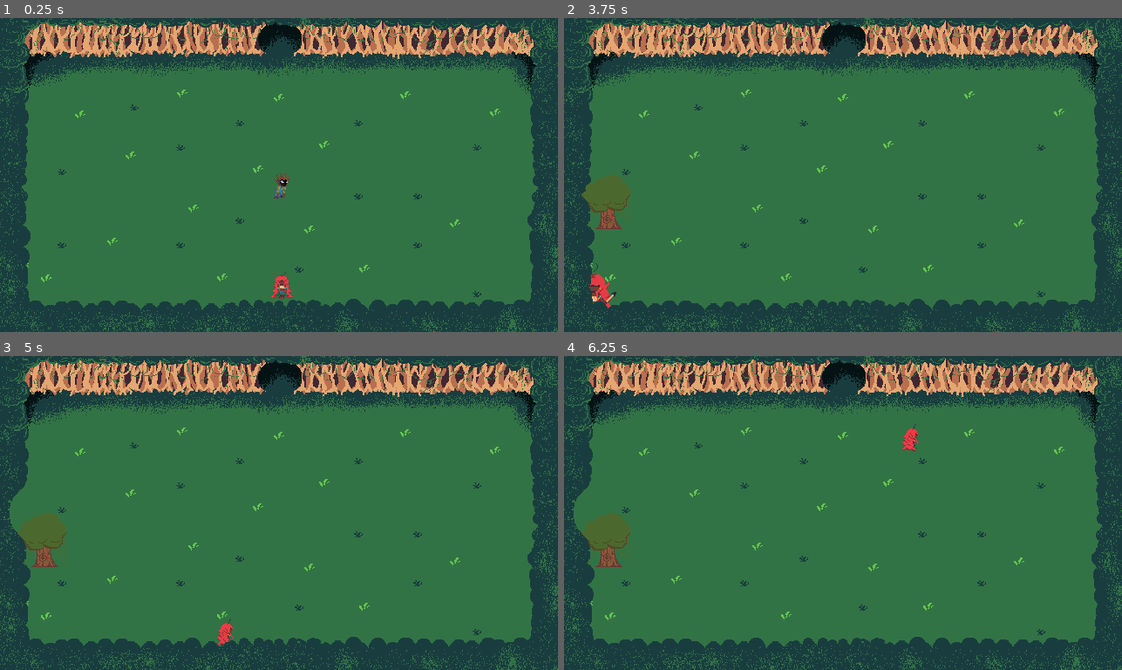
Above: before the commit, frames 1-4 (two rows, left to right).
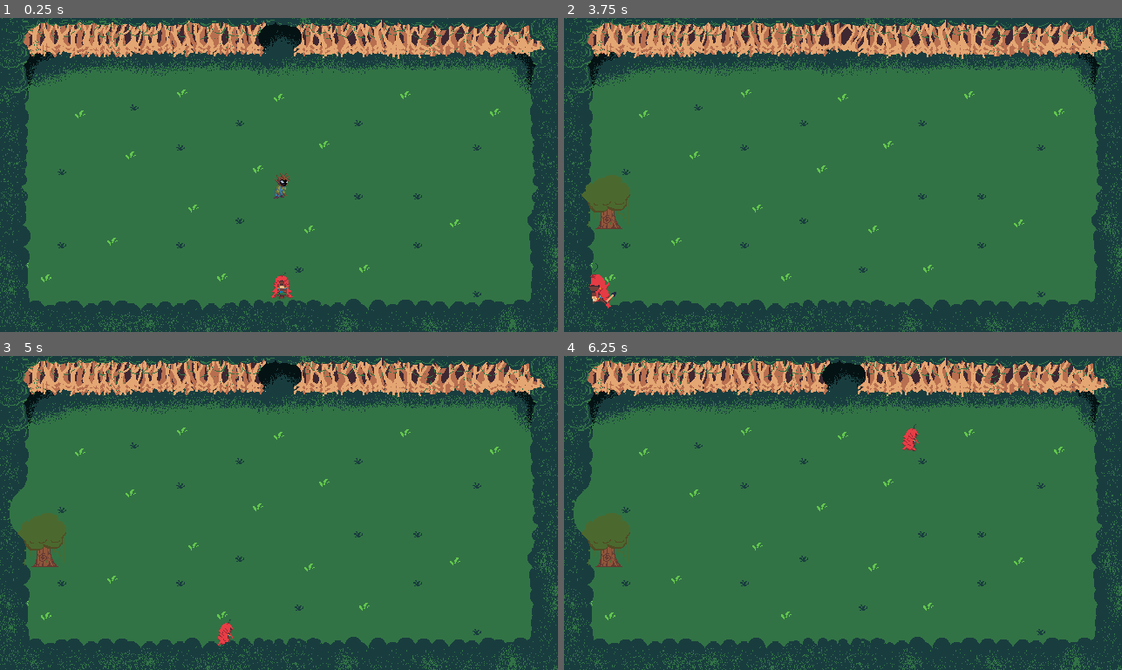
Above: after the commit, the same moments.

Repository: SamuelMTL/AmazonProject
Game: Godot game, scene res://scenes/Dungeons/dungeon.tscn
Two runs of this game, one before a commit and one after it. Both use one fixed random seed, a clock stepped at 60 frames per second and the inputs below. This scene is started directly instead of the project's main scene. Sound files missing from this copy of the repository are replaced by a short silence.
Inputs (mouse positions are in pixels of both pictures, inside the frame that each line leads up to):
- Up to frame 1 (0.25 s): no input
- Up to frame 2 (3.75 s): move the mouse to (815, 237) at 0.52 s; hold Up (ui_up) 0.53-2.03 s; tap one key every 0.75 s from 0.6 s: R (BoitataPower) Q (CurupiraPower) H (Habilidades) E (IaraPower); move the mouse to (1010, 222) at 1.27 s; move the mouse to (675, 127) at 2.02 s; hold Left (ui_left) 2.03-3.53 s; move the mouse to (870, 175) at 2.77 s; move the mouse to (759, 96) at 3.52 s; hold Down (ui_down) from 3.53 s (still down); click (759, 96) at 3.6 s
- Up to frame 3 (5 s): move the mouse to (401, 497) at 4.27 s; release Down (ui_down) at 4.28 s; hold Right (ui_right) from 4.28 s (still down); tap Space (dash) at 4.35 s
- Up to frame 4 (6.25 s): tap Enter at 5 s; move the mouse to (731, 528) at 5.02 s; release Right (ui_right) at 5.03 s; hold Up (ui_up) 5.03-5.78 s; tap 3 (equip_boleadeira) at 5.1 s; move the mouse to (898, 443) at 5.77 s; hold Right (ui_right) from 5.78 s (still down); tap 2 (equip_lanca) at 5.85 s

The runs differ from the first frame. In frame 1, 2.7% of the frame differs, in the area x 4-98%, y 0-12%; in frame 2, 3.3%; in frame 3, 2.7%; in frame 4, 2.7%.

Commit message:
tem algo muito errado acontecendo mas eu vou resolver dps

Diff:
--- a/amazonproject/Scenes/Dungeons/MataDaTerraFirme/DungeonRoomMTF.tscn
+++ b/amazonproject/Scenes/Dungeons/MataDaTerraFirme/DungeonRoomMTF.tscn
@@ -6,6 +6,7 @@
 [ext_resource type="Texture2D" uid="uid://cpfqemgkq6wwc" path="res://assets/dungeon/dungeonSpriteSheets/Dungeon-Sheet-Bottom-door-Sheet.png" id="3_ju5qh"]
 [ext_resource type="Texture2D" uid="uid://dgjyfiwwa342n" path="res://assets/dungeon/dungeonSpriteSheets/Dungeon_sheet_left-door-Sheet.png" id="4_dx2im"]
 [ext_resource type="Texture2D" uid="uid://dijp4r3ysl0u7" path="res://assets/dungeon/dungeonSpriteSheets/Dungeon_sheet_right-door-Sheet.png" id="5_qvjs7"]
+[ext_resource type="Texture2D" uid="uid://b6gns1gq2062d" path="res://assets/dungeon/dungeonSpriteSheets/Dungeon-Sheet-top.png" id="7_i1vyw"]
 
 [sub_resource type="RectangleShape2D" id="RectangleShape2D_bsgqi"]
 size = Vector2(293, 36)
@@ -282,6 +283,89 @@
 
 [sub_resource type="RectangleShape2D" id="RectangleShape2D_x4q77"]
 size = Vector2(532, 244)
+
+[sub_resource type="AtlasTexture" id="AtlasTexture_1d27h"]
+atlas = ExtResource("7_i1vyw")
+region = Rect2(0, 0, 640, 64)
+
+[sub_resource type="AtlasTexture" id="AtlasTexture_6u6nx"]
+atlas = ExtResource("7_i1vyw")
+region = Rect2(640, 0, 640, 64)
+
+[sub_resource type="AtlasTexture" id="AtlasTexture_1to56"]
+atlas = ExtResource("7_i1vyw")
+region = Rect2(1280, 0, 640, 64)
+
+[sub_resource type="AtlasTexture" id="AtlasTexture_6t1d8"]
+atlas = ExtResource("7_i1vyw")
+region = Rect2(1920, 0, 640, 64)
+
+[sub_resource type="AtlasTexture" id="AtlasTexture_bcgc7"]
+atlas = ExtResource("7_i1vyw")
+region = Rect2(2560, 0, 640, 64)
+
+[sub_resource type="AtlasTexture" id="AtlasTexture_ujspo"]
+atlas = ExtResource("7_i1vyw")
+region = Rect2(2560, 0, 640, 64)
+
+[sub_resource type="AtlasTexture" id="AtlasTexture_4m8vm"]
+atlas = ExtResource("7_i1vyw")
+region = Rect2(1920, 0, 640, 64)
+
+[sub_resource type="AtlasTexture" id="AtlasTexture_vrld0"]
+atlas = ExtResource("7_i1vyw")
+region = Rect2(1280, 0, 640, 64)
+
+[sub_resource type="AtlasTexture" id="AtlasTexture_cen8r"]
+atlas = ExtResource("7_i1vyw")
+region = Rect2(640, 0, 640, 64)
+
+[sub_resource type="AtlasTexture" id="AtlasTexture_r4n8f"]
+atlas = ExtResource("7_i1vyw")
+region = Rect2(0, 0, 640, 64)
+
+[sub_resource type="SpriteFrames" id="SpriteFrames_xsxw4"]
+animations = [{
+"frames": [{
+"duration": 1.0,
+"texture": SubResource("AtlasTexture_1d27h")
+}, {
+"duration": 1.0,
+"texture": SubResource("AtlasTexture_6u6nx")
+}, {
+"duration": 1.0,
+"texture": SubResource("AtlasTexture_1to56")
+}, {
+"duration": 1.0,
+"texture": SubResource("AtlasTexture_6t1d8")
+}, {
+"duration": 1.0,
+"texture": SubResource("AtlasTexture_bcgc7")
+}],
+"loop": false,
+"name": &"close",
+"speed": 5.0
+}, {
+"frames": [{
+"duration": 1.0,
+"texture": SubResource("AtlasTexture_ujspo")
+}, {
+"duration": 1.0,
+"texture": SubResource("AtlasTexture_4m8vm")
+}, {
+"duration": 1.0,
+"texture": SubResource("AtlasTexture_vrld0")
+}, {
+"duration": 1.0,
+"texture": SubResource("AtlasTexture_cen8r")
+}, {
+"duration": 1.0,
+"texture": SubResource("AtlasTexture_r4n8f")
+}],
+"loop": false,
+"name": &"open",
+"speed": 5.0
+}]
 
 [node name="DungeonRoomMtf" type="Node2D"]
 script = ExtResource("1_45ccn")
@@ -408,3 +492,10 @@
 [node name="CollisionShape2D" type="CollisionShape2D" parent="Area2D"]
 position = Vector2(321, 183)
 shape = SubResource("RectangleShape2D_x4q77")
+
+[node name="TopDoor" type="AnimatedSprite2D" parent="."]
+position = Vector2(321, 32)
+sprite_frames = SubResource("SpriteFrames_xsxw4")
+animation = &"open"
+frame = 4
+frame_progress = 1.0
--- a/amazonproject/scripts/new_dungeon_generator.gd
+++ b/amazonproject/scripts/new_dungeon_generator.gd
@@ -228,7 +228,7 @@
 	# só abre portas que realmente existem!
 	if room.has_top:
 		room.get_node("Top/CollisionShape2D").disabled = true
-		#room.get_node("TopDoor").play("open")
+		room.get_node("TopDoor").play("open")
 
 	if room.has_bottom:
 		room.get_node("Bottom/CollisionShape2D").disabled = true
@@ -251,8 +251,8 @@
 	room.get_node("Left/CollisionShape2D").disabled = false
 	room.get_node("Right/CollisionShape2D").disabled = false
 
-	# Animar fechamento (se tiver animação)
-	#room.get_node("TopDoor").play("close")
+
+	room.get_node("TopDoor").play("close")
 	room.get_node("BottomDoor").play("close")
 	room.get_node("LeftDoor").play("close")
 	room.get_node("RightDoor").play("close")
Not shown: 1 places in amazonproject/Scenes/Dungeons/MataDaTerraFirme/DungeonRoomMTF.tscn that only renumber resources
Binary file added: amazonproject/assets/dungeon/dungeonSpriteSheets/Dungeon-Sheet-top.aseprite
Binary file added: amazonproject/assets/dungeon/dungeonSpriteSheets/Dungeon-Sheet-top.png
Not shown, added: amazonproject/assets/dungeon/dungeonSpriteSheets/Dungeon-Sheet-top.png.import
